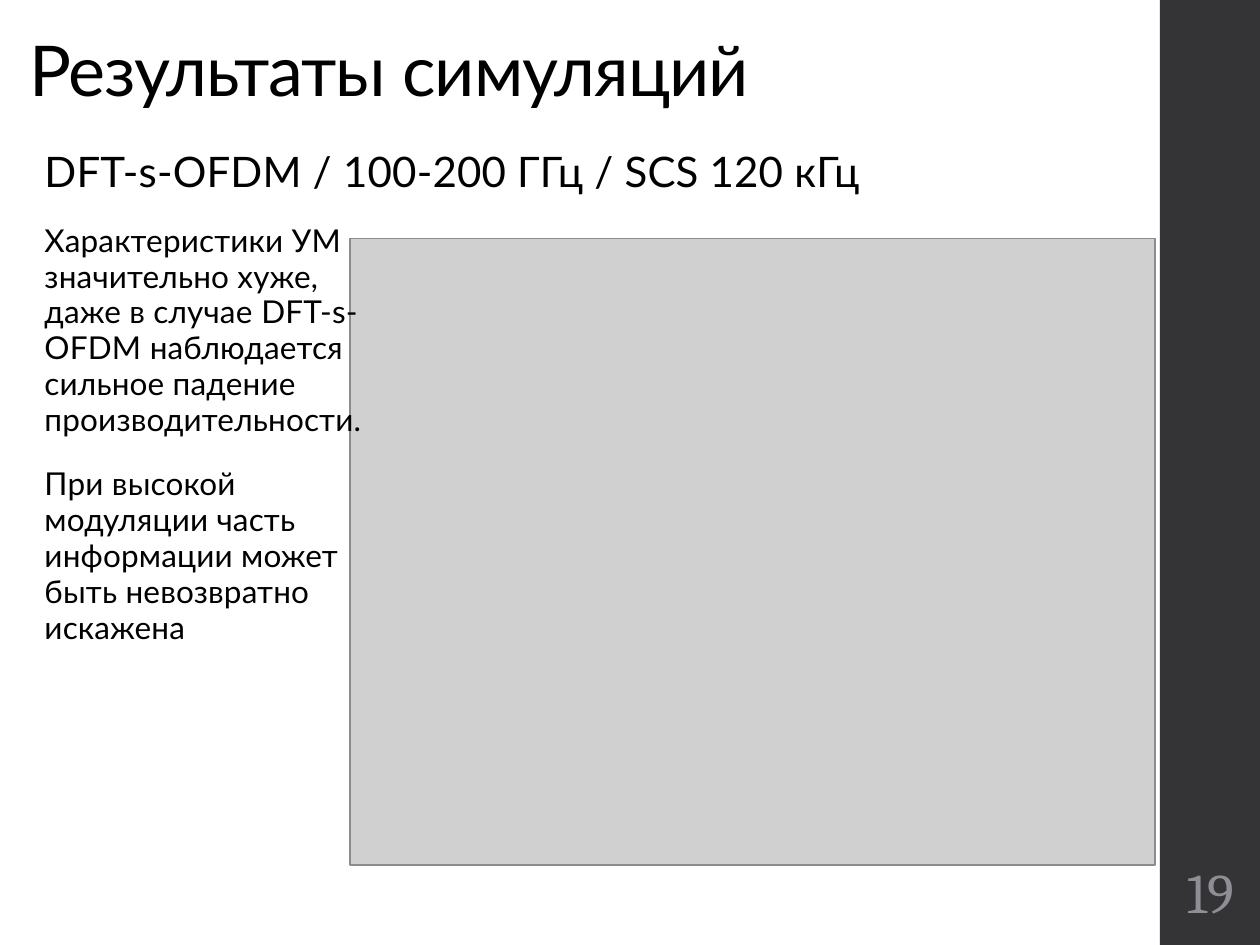
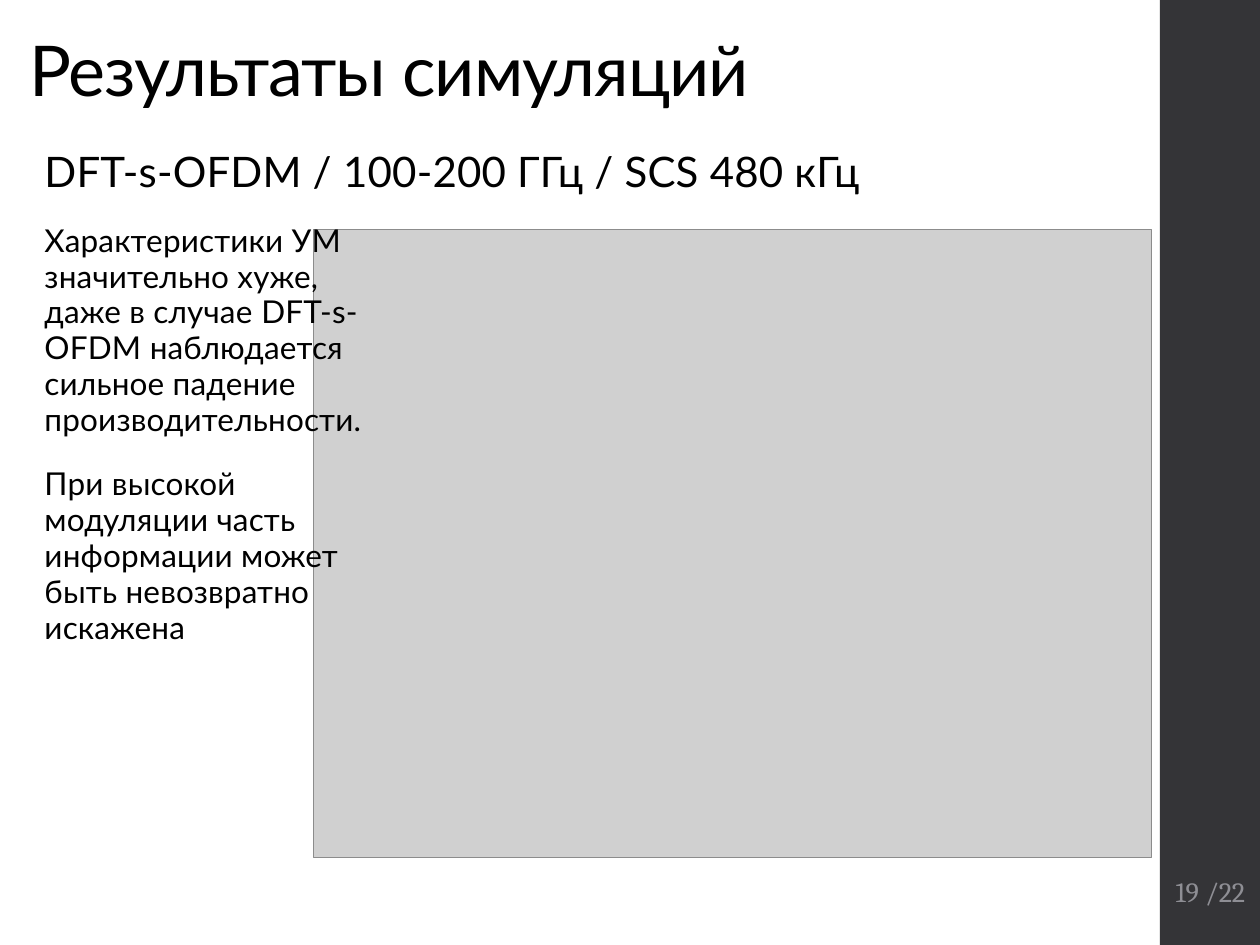
Before and after one commit to kannab98/graduation-paper, a slide deck: slide 19 of Presentation.pptx. Drawn at 1260x945 pixels with LibreOffice and Linux fonts; fonts in the diff are those of the drawing; grey boxes stand for pictures. Boxes give left, top, right and bottom in pixels: in the first picture for what was removed or moved away, otherwise in the second. Text is boxed around its words. In the diff, an @@ line names an element or a change of style, - is before the commit and + after.

```diff
--- a/Presentation.pptx
+++ b/Presentation.pptx
@@ text at (44,156,859,195): text changed @@
-DFT-s-OFDM / 100-200 ГГц / SCS 120 кГц
+DFT-s-OFDM / 100-200 ГГц / SCS 480 кГц
@@ picture: place and size @@
-picture at (350,238,1155,864)
+picture at (314,229,1152,858)
@@ page number at (1176,883,1245,906): text changed; size 32 to 16 pt @@
-19
+19 /22
```
Also in this commit, not shown: 11 other slides changed, 1 slide added, 1 other file.
